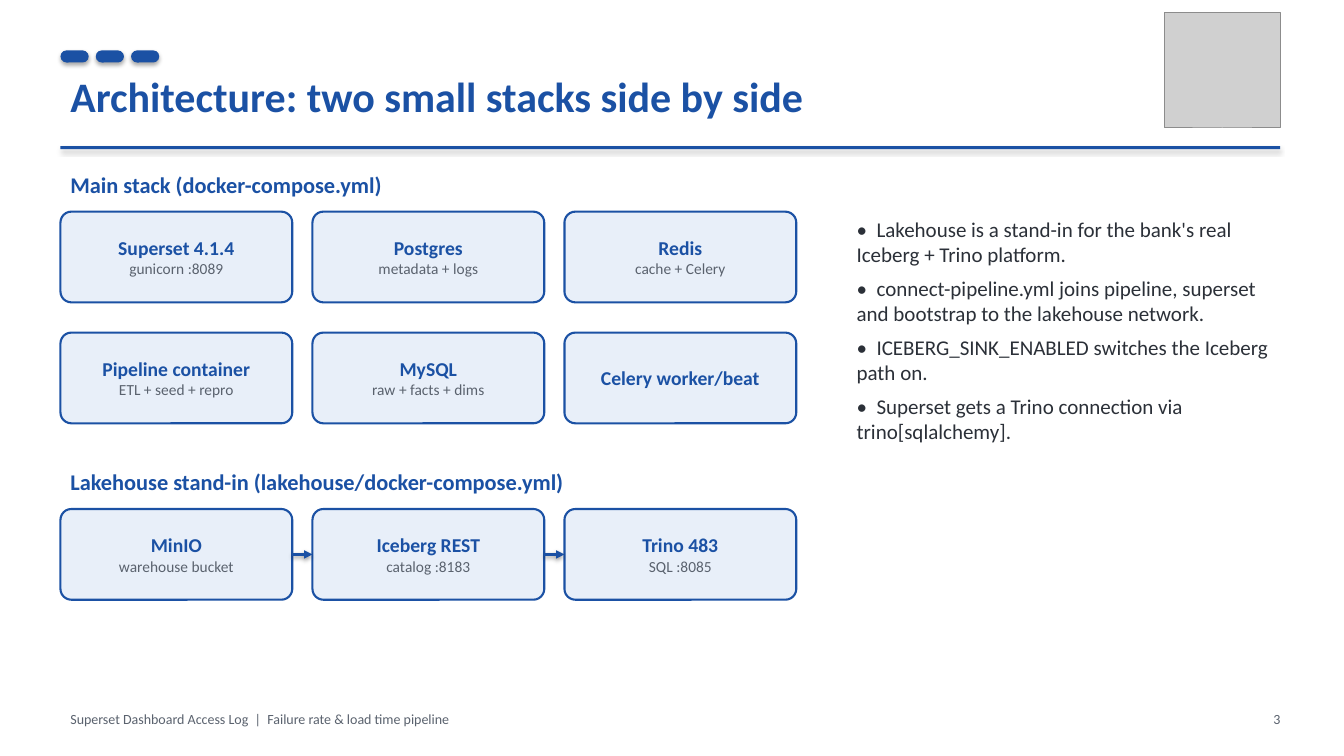
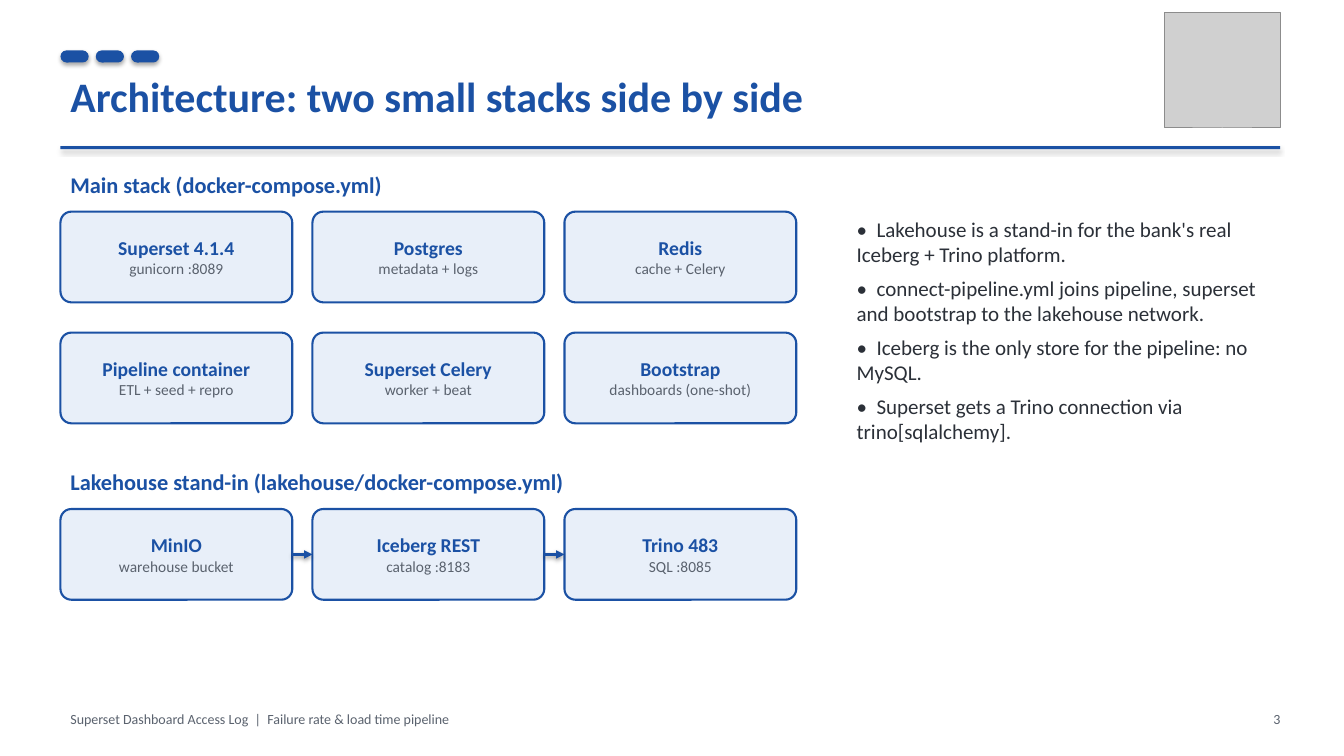
Before and after one commit to Mo-Khaled/Superset-Access-Log, a slide deck: slide 3 of docs/SCB_Pipeline_Flow.pptx. Drawn at 1344x756 pixels with LibreOffice and Linux fonts; fonts in the diff are those of the drawing; grey boxes stand for pictures. Boxes give left, top, right and bottom in pixels: in the first picture for what was removed or moved away, otherwise in the second. Text is boxed around its words. In the diff, an @@ line names an element or a change of style, - is before the commit and + after.

```diff
--- a/docs/SCB_Pipeline_Flow.pptx
+++ b/docs/SCB_Pipeline_Flow.pptx
@@ text at bbox=[857, 340, 1247, 384]: text changed @@
-• ICEBERG_SINK_ENABLED switches the Iceberg path on.
+• Iceberg is the only store for the pipeline: no MySQL.
@@ text in rounded rectangle at bbox=[365, 362, 491, 395]: text changed; size 11 to 14 pt; text colour #5A626E to #1B51A4; bold on @@
-MySQL
-raw + facts + dims
+Superset Celery
+worker + beat
@@ text in rounded rectangle at bbox=[609, 363, 751, 397]: text changed; size 14 to 11 pt; text colour #1B51A4 to #5A626E; bold off @@
-Celery worker/beat
+Bootstrap
+dashboards (one-shot)
```
Also in this commit, not shown: 6 other slides changed, 36 other files.
